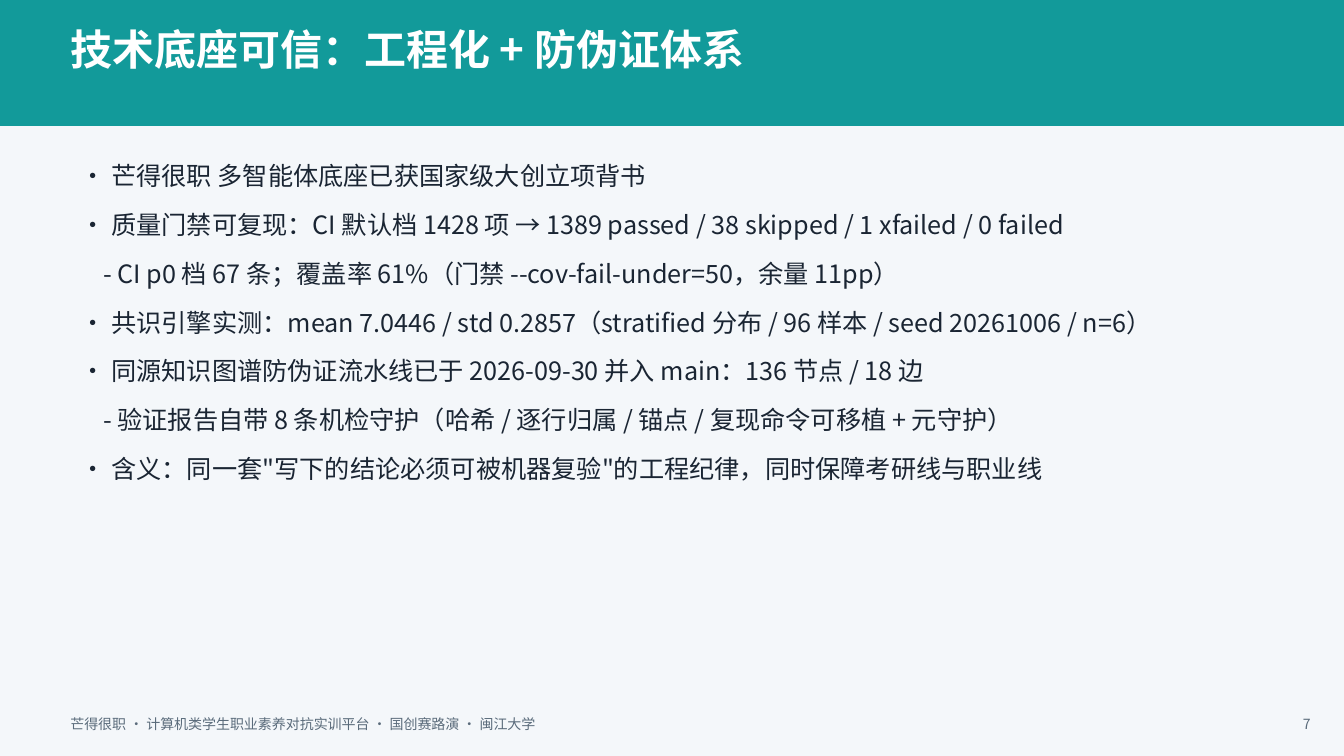
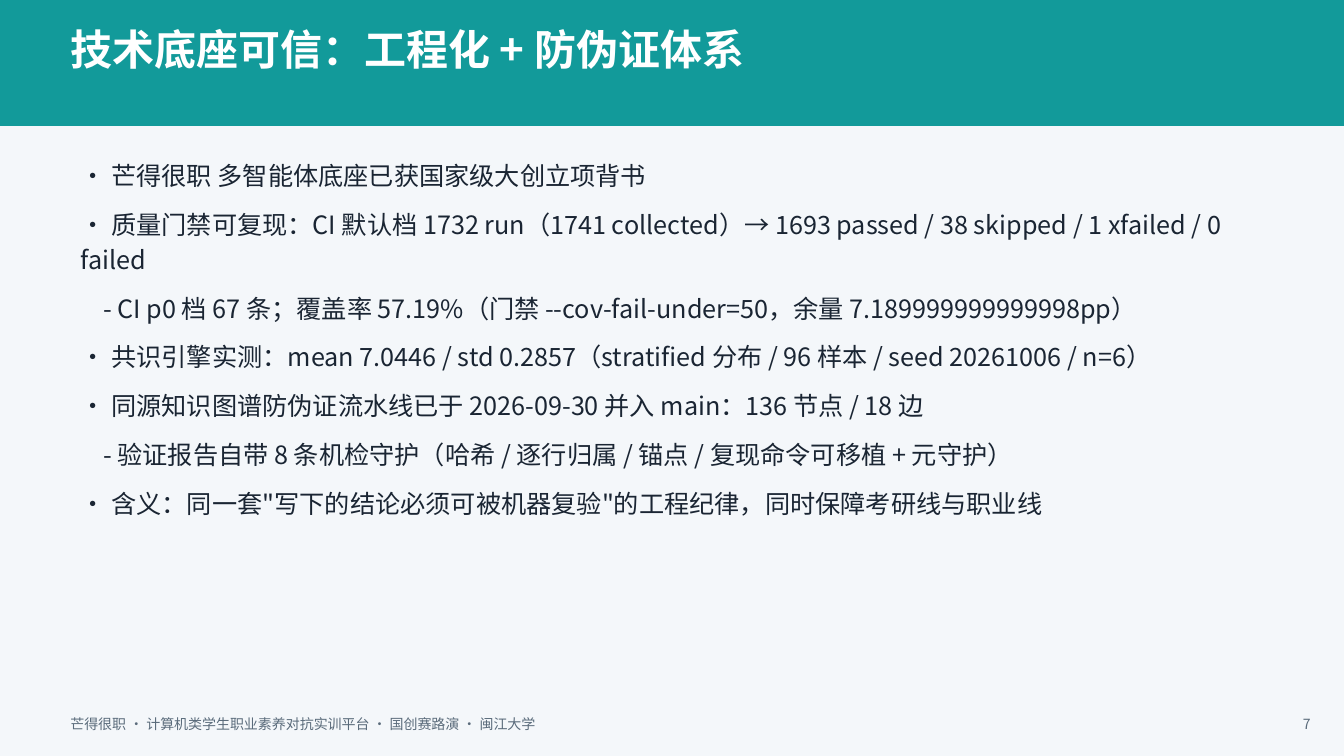
Before and after one commit to TrueFurina/MARS-408, a slide deck: slide 7 of deliverables/芒得很职-国创赛路演PPT-5分钟黄金路径.pptx. Drawn at 1344x756 pixels with LibreOffice and Linux fonts; fonts in the diff are those of the drawing. Boxes give left, top, right and bottom in pixels: in the first picture for what was removed or moved away, otherwise in the second. Text is boxed around its words. In the diff, an @@ line names an element or a change of style, - is before the commit and + after.

Commit message:
docs(submission): 竞赛提交材料数字族对齐 2026-10-20 真值（261/95.02%/1693）
- 机检真值（2026-10-21 复算）：verify_auth_coverage 261/248/13/95.02%；openapi 全量 244/262（/api 243/261）；CI run 39467891052 → 1693/38/1/0（约 1741 collected）
- submission/00_提交清单.md：§二真值表 + 端点口径表 + 复算命令 + 权威口径行（覆盖率 61%→57.19%，TEST_TRUTH 口径）
- 02_配套文档：开发说明书（§八 + 新增 v2.5 修订行 + 目录/接口表）、技术方案说明书、系统架构设计文档（mermaid/表格/演进段）、快速启动指南、测试说明书
- docx 实体 3 份外科手术同步（开发/测试/系统架构 从 1389/1428 族 → 1693/95.02/261；历史 v2.2 修订行按约定保留）
- pptx 重生成：作品演示PPT-最终版（此前实体停在 10-06 族 1389/1428，10-17 轮只改生成器未重生成）+ 路演PPT；METRICS 单一真值源同步
- 证据页 + build_roadshow_pptx.py + generate_demo_ppt.py + py-server/README + TEST_TRUTH（覆盖率 SSOT 95.02、openapi 244/262）
- 两份 reconciliation 文档：头块真值行更新 + 追加 2026-10-21 同步节（含「包内 openapi 逐字节一致」声称的遗留警告）

```diff
--- a/deliverables/芒得很职-国创赛路演PPT-5分钟黄金路径.pptx
+++ b/deliverables/芒得很职-国创赛路演PPT-5分钟黄金路径.pptx
@@ text at (x1=80, y1=212, x2=1221, y2=324): text changed @@
-• 质量门禁可复现：CI 默认档 1428 项 → 1389 passed / 38 skipped / 1 xfailed / 0 failed
-- CI p0 档 67 条；覆盖率 61%（门禁 --cov-fail-under=50，余量 11pp）
+• 质量门禁可复现：CI 默认档 1732 run（1741 collected）→ 1693 passed / 38 skipped / 1 xfailed / 0 failed
+- CI p0 档 67 条；覆盖率 57.19%（门禁 --cov-fail-under=50，余量 7.189999999999998pp）
```
Also in this commit, not shown: 1 other slide changed, 17 other files.
